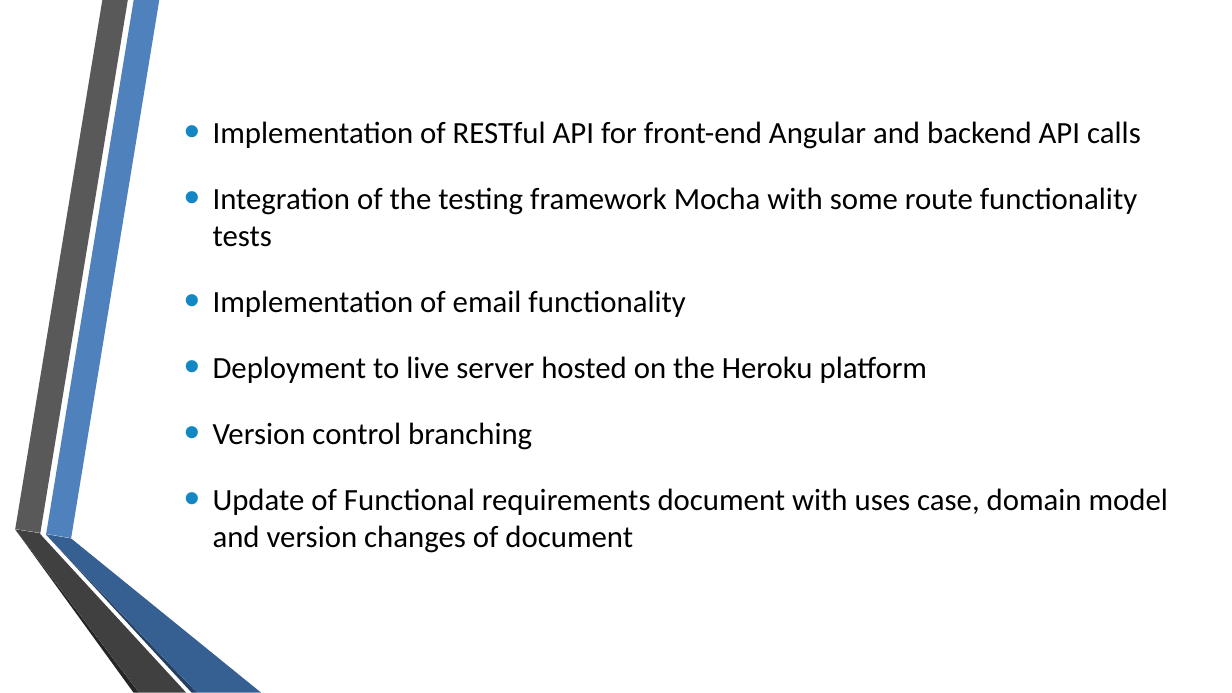
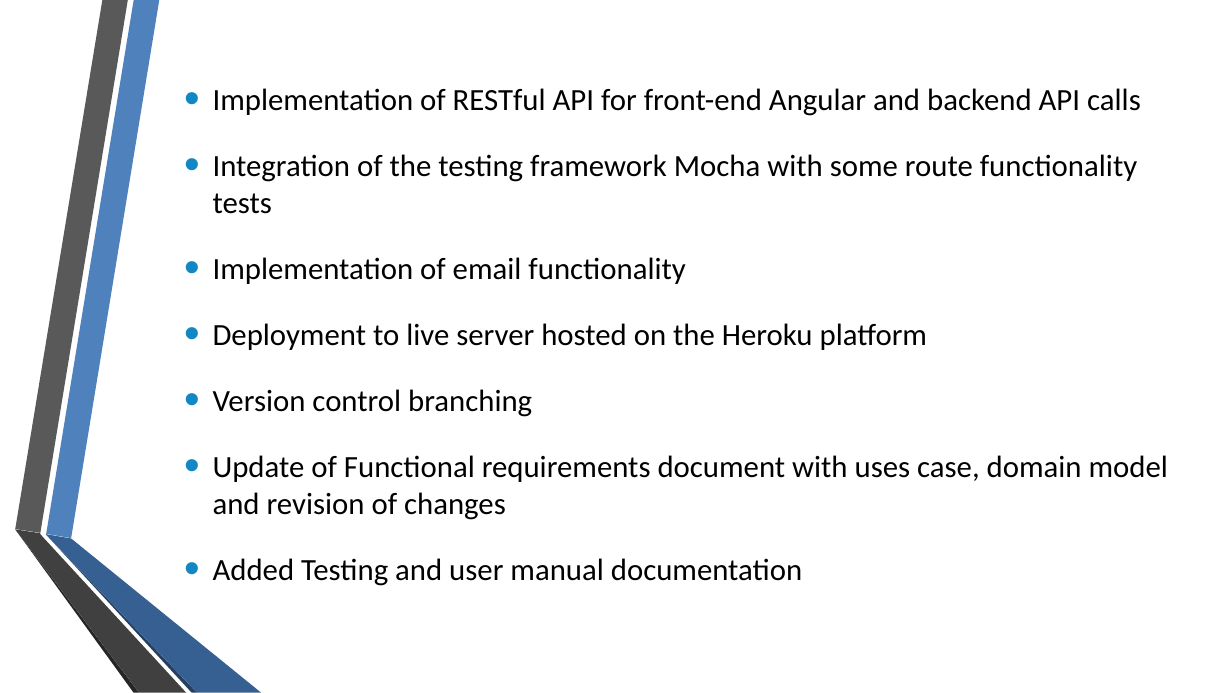
Before and after one commit to quintonweenink/ValknutSolutions, a slide deck: slide 10 of Documentation/Demo/Demo_02.odp. Drawn at 1232x693 pixels with LibreOffice and Linux fonts; fonts in the diff are those of the drawing. Boxes give left, top, right and bottom in pixels: in the first picture for what was removed or moved away, otherwise in the second. Text is boxed around its words. In the diff, an @@ line names an element or a change of style, - is before the commit and + after.

```diff
--- a/Documentation/Demo/Demo_02.odp
+++ b/Documentation/Demo/Demo_02.odp
@@ text at <box>213,455,1168,586</box>: text changed @@
-• Update of Functional requirements document with uses case, domain model and version changes of document
+• Update of Functional requirements document with uses case, domain model and revision of changes
+• Added Testing and user manual documentation
```
Also in this commit, not shown: 2 other slides changed.
